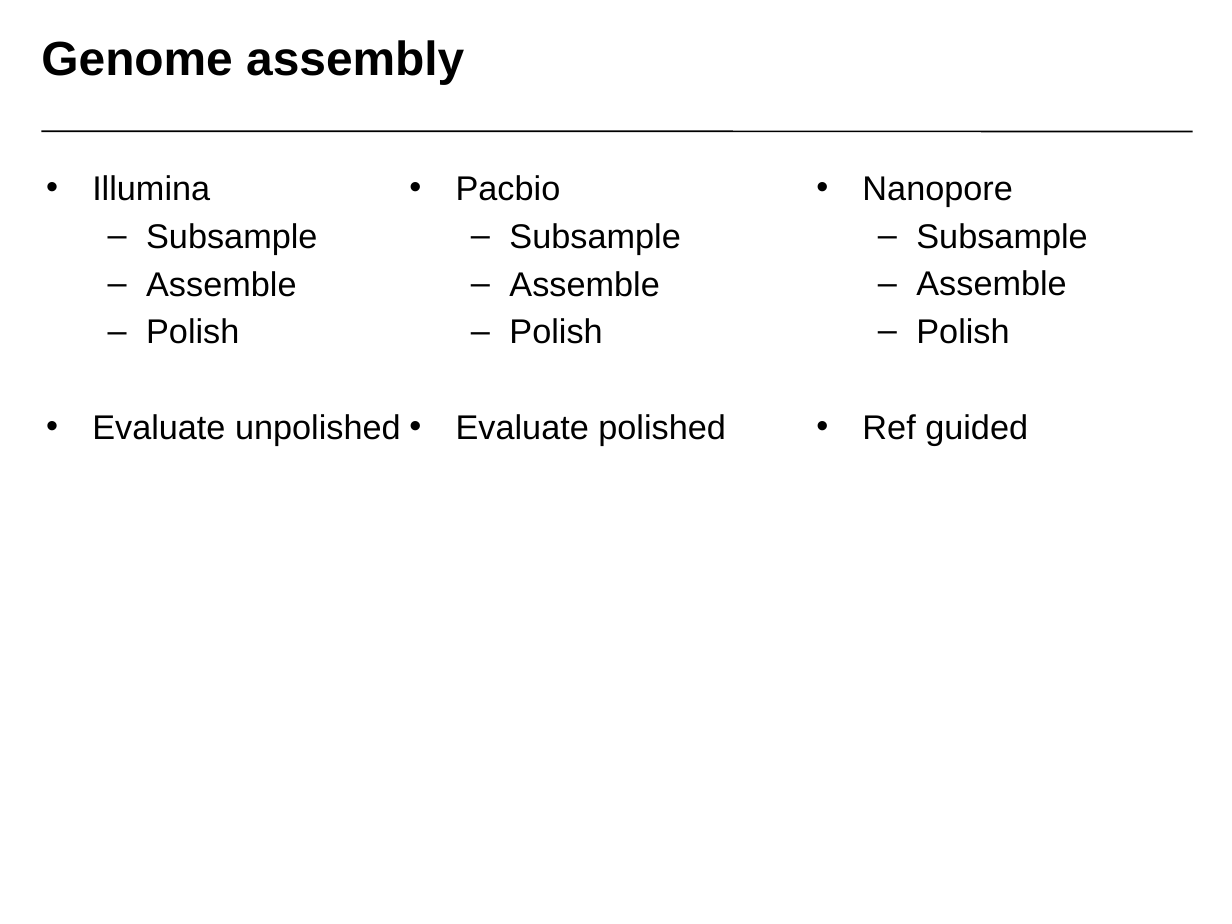
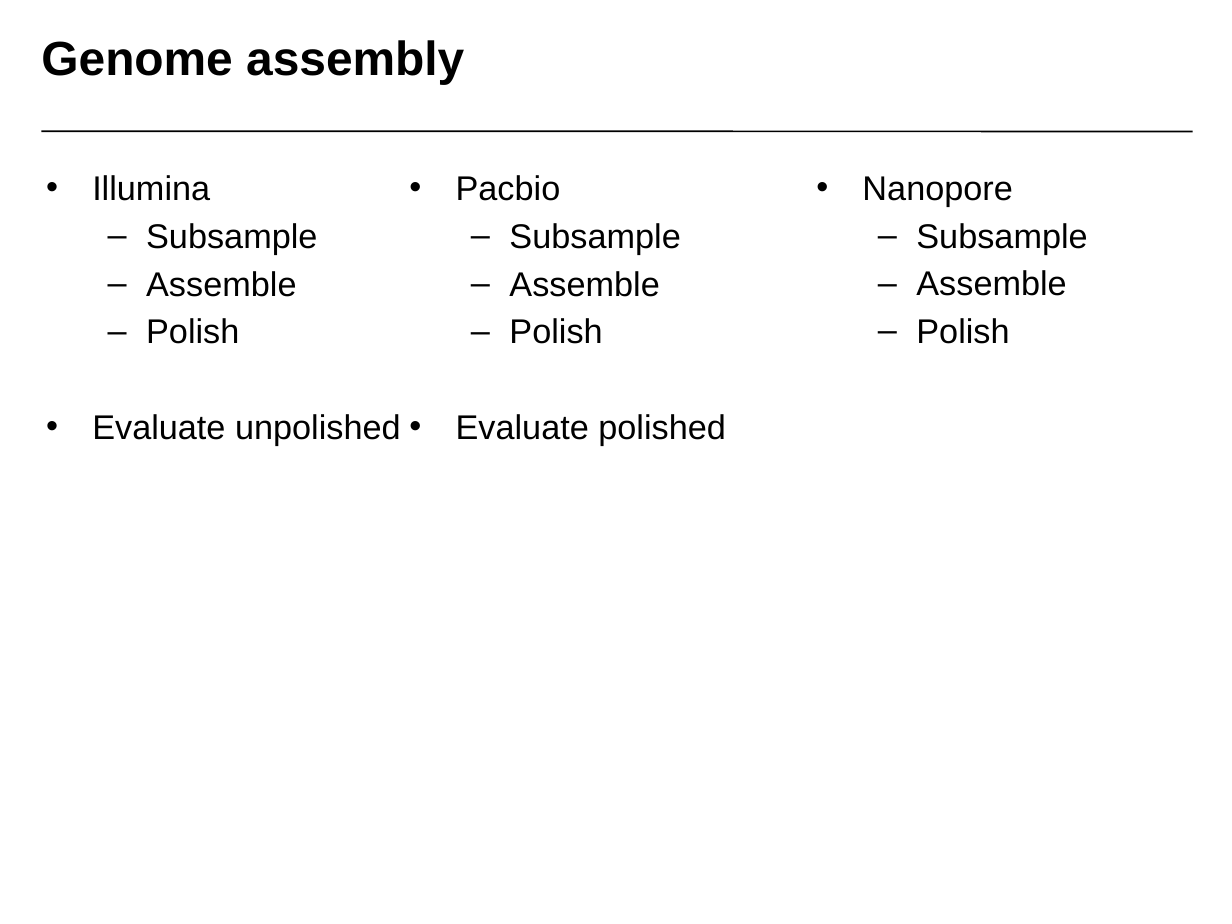
Before and after one commit to NBISweden/workshop-genome_assembly, a slide deck: slide 3 of slides/Small_Genome_Assembly.pptx. Drawn at 1232x924 pixels with LibreOffice and Linux fonts; fonts in the diff are those of the drawing; background and template pictures are left out. Boxes give left, top, right and bottom in pixels: in the first picture for what was removed or moved away, otherwise in the second. Text is boxed around its words. In the diff, an @@ line names an element or a change of style, - is before the commit and + after.

Commit message:
updated exercises and lecture material

```diff
--- a/slides/Small_Genome_Assembly.pptx
+++ b/slides/Small_Genome_Assembly.pptx
@@ text at [862,414,1028,446]: paragraph removed @@
-• Ref guided
```
Also in this commit, not shown: 1 other file.
